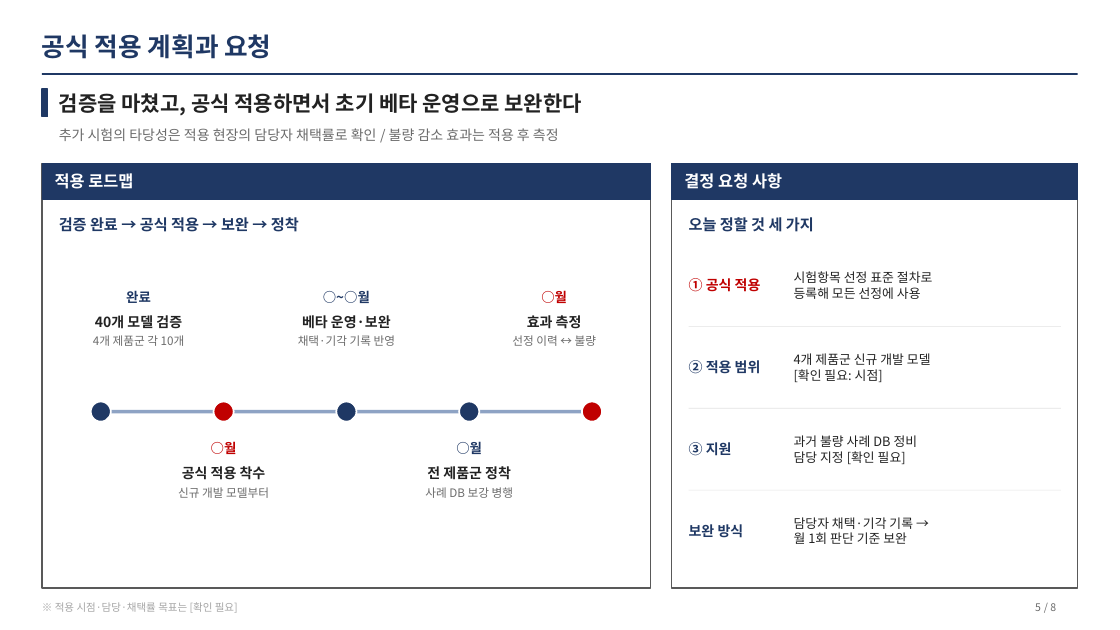
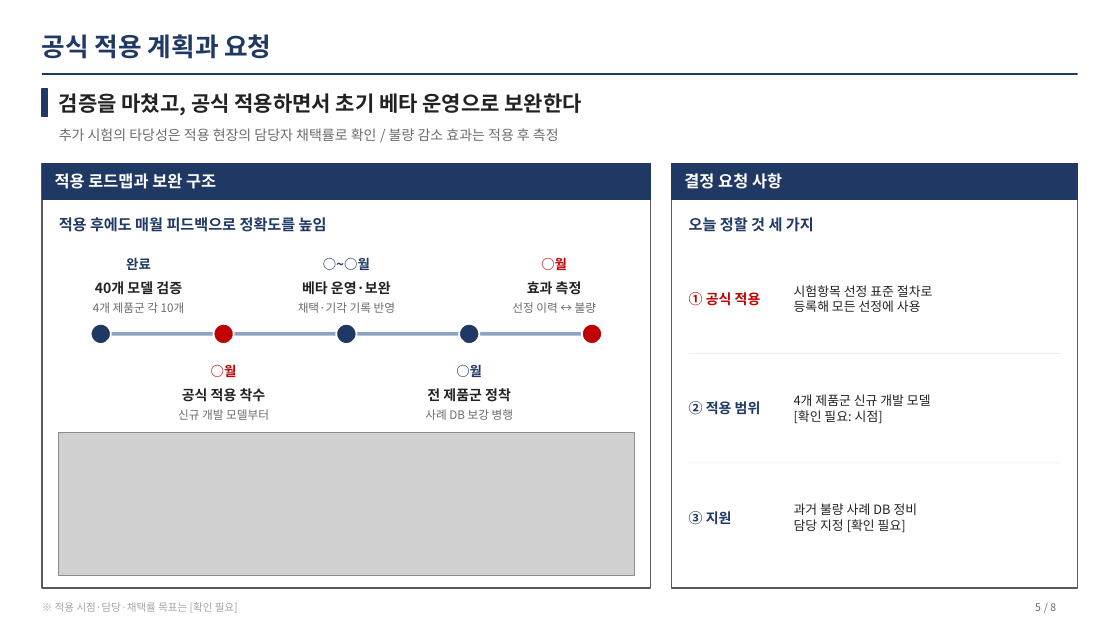
Before and after one commit to kimeungjin-cmd/Start1, a slide deck: slide 5 of output/vp/시험항목자동선정_성과보고.pptx. Drawn at 1120x630 pixels with LibreOffice and Linux fonts; fonts in the diff are those of the drawing; grey boxes stand for pictures. Boxes give left, top, right and bottom in pixels: in the first picture for what was removed or moved away, otherwise in the second. Text is boxed around its words. In the diff, an @@ line names an element or a change of style, - is before the commit and + after.

```diff
--- a/output/vp/시험항목자동선정_성과보고.pptx
+++ b/output/vp/시험항목자동선정_성과보고.pptx
@@ text at box(55, 173, 216, 189): text changed @@
-적용 로드맵
+적용 로드맵과 보완 구조
@@ text at box(59, 215, 327, 235): text changed @@
-검증 완료 → 공식 적용 → 보완 → 정착
+적용 후에도 매월 피드백으로 정확도를 높임
@@ text "① 공식 적용": place and size @@
-text "① 공식 적용" at box(689, 278, 761, 292)
+text "① 공식 적용" at box(689, 292, 761, 306)
@@ text "시험항목 선정 표준 절차로": place and size @@
-text "시험항목 선정 표준 절차로" at box(794, 271, 932, 299)
+text "시험항목 선정 표준 절차로" at box(794, 285, 932, 312)
@@ 6 texts: place and size @@
-6 texts at box(95, 290, 582, 329)
+6 texts at box(95, 257, 582, 295)
@@ text "4개 제품군 각 10개": place and size @@
-text "4개 제품군 각 10개" at box(93, 335, 185, 346)
+text "4개 제품군 각 10개" at box(93, 302, 185, 313)
@@ text "채택·기각 기록 반영": place and size @@
-text "채택·기각 기록 반영" at box(298, 335, 395, 346)
+text "채택·기각 기록 반영" at box(298, 302, 395, 313)
@@ text "선정 이력 ↔ 불량": place and size @@
-text "선정 이력 ↔ 불량" at box(512, 335, 596, 346)
+text "선정 이력 ↔ 불량" at box(512, 302, 596, 313)
@@ 5 ellipses, 2 texts, 1 line: place and size @@
-5 ellipses, 2 texts, 1 line at box(91, 402, 602, 480)
+5 ellipses, 2 texts, 1 line at box(91, 323, 602, 402)
@@ text "② 적용 범위": place and size @@
-text "② 적용 범위" at box(689, 360, 761, 374)
+text "② 적용 범위" at box(689, 401, 761, 415)
@@ line moved from (689, 326) - (1061, 326) to (689, 354) - (1061, 354) @@
@@ text "4개 제품군 신규 개발 모델": place and size @@
-text "4개 제품군 신규 개발 모델" at box(794, 353, 931, 382)
+text "4개 제품군 신규 개발 모델" at box(794, 394, 931, 423)
@@ text "○월": place and size @@
-text "○월" at box(211, 441, 237, 454)
+text "○월" at box(211, 364, 237, 377)
@@ text "○월": place and size @@
-text "○월" at box(456, 441, 482, 454)
+text "○월" at box(456, 364, 482, 377)
@@ text "신규 개발 모델부터": place and size @@
-text "신규 개발 모델부터" at box(178, 487, 269, 498)
+text "신규 개발 모델부터" at box(178, 409, 269, 420)
@@ text "사례 DB 보강 병행": place and size @@
-text "사례 DB 보강 병행" at box(425, 487, 513, 498)
+text "사례 DB 보강 병행" at box(425, 409, 513, 420)
@@ line removed from (689, 408) to (1061, 408) @@
@@ picture added at box(59, 433, 634, 576) @@
@@ text "③ 지원": place and size @@
-text "③ 지원" at box(689, 442, 732, 456)
+text "③ 지원" at box(689, 511, 732, 525)
@@ line moved from (689, 490) - (1061, 490) to (689, 463) - (1061, 463) @@
@@ text "과거 불량 사례 DB 정비": place and size @@
-text "과거 불량 사례 DB 정비" at box(794, 435, 918, 464)
+text "과거 불량 사례 DB 정비" at box(794, 503, 918, 532)
@@ text removed at box(689, 524, 744, 538) @@
-보완 방식
@@ text removed at box(794, 517, 913, 544) @@
-담당자 채택·기각 기록 →
-월 1회 판단 기준 보완
```
Also in this commit, not shown: 1 other slide changed, 4 other files.
